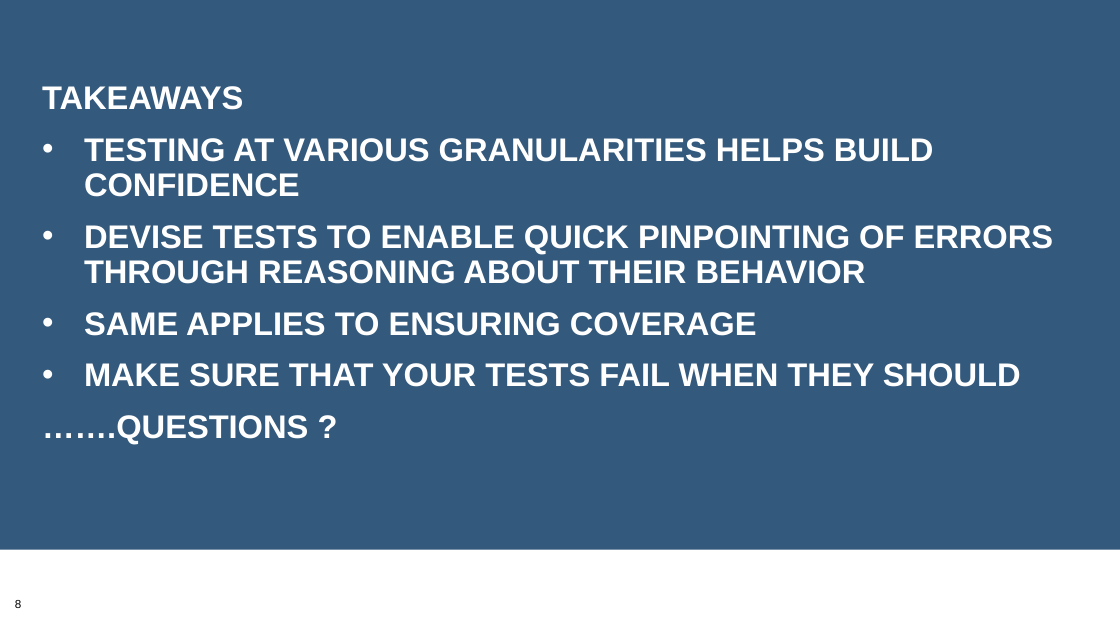
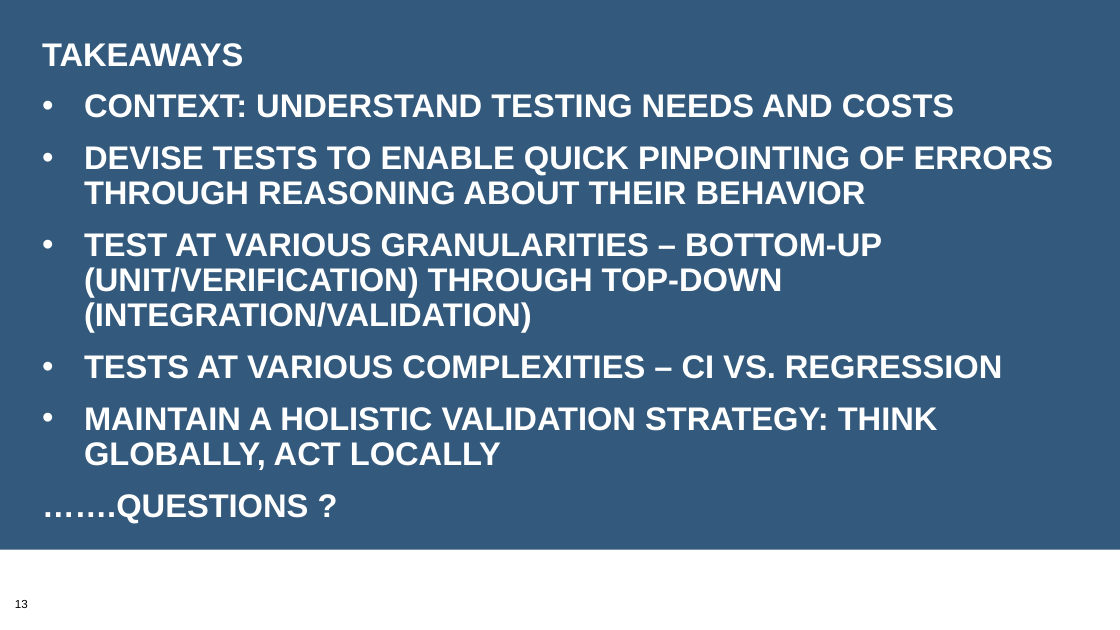
Before and after one commit to bssw-tutorial/presentations, a slide deck: slide 13 of testing2.pptx (slide 8 before the commit). Drawn at 1120x630 pixels with LibreOffice and Linux fonts; fonts in the diff are those of the drawing; background and template pictures are left out. Boxes give left, top, right and bottom in pixels: in the first picture for what was removed or moved away, otherwise in the second. Text is boxed around its words. In the diff, an @@ line names an element or a change of style, - is before the commit and + after.

Commit message:
Use the ISS testing presentations as the starting point for ISC.

```diff
--- a/testing2.pptx
+++ b/testing2.pptx
@@ text at (x1=84, y1=94, x2=954, y2=118): text changed @@
-• TESTING AT VARIOUS GRANULARITIES HELPS BUILD CONFIDENCE
+• CONTEXT: UNDERSTAND TESTING NEEDS AND COSTS
@@ text at (x1=84, y1=233, x2=1003, y2=470): text changed @@
-• SAME APPLIES TO ENSURING COVERAGE
-• MAKE SURE THAT YOUR TESTS FAIL WHEN THEY SHOULD
+• TEST AT VARIOUS GRANULARITIES – BOTTOM-UP (UNIT/VERIFICATION) THROUGH TOP-DOWN (INTEGRATION/VALIDATION)
+• TESTS AT VARIOUS COMPLEXITIES – CI VS. REGRESSION
+• MAINTAIN A HOLISTIC VALIDATION STRATEGY: THINK GLOBALLY, ACT LOCALLY
@@ page number at (x1=15, y1=600, x2=28, y2=608): text changed @@
-8
+13
```
Also in this commit, not shown: 7 other slides changed, 6 slides added.
